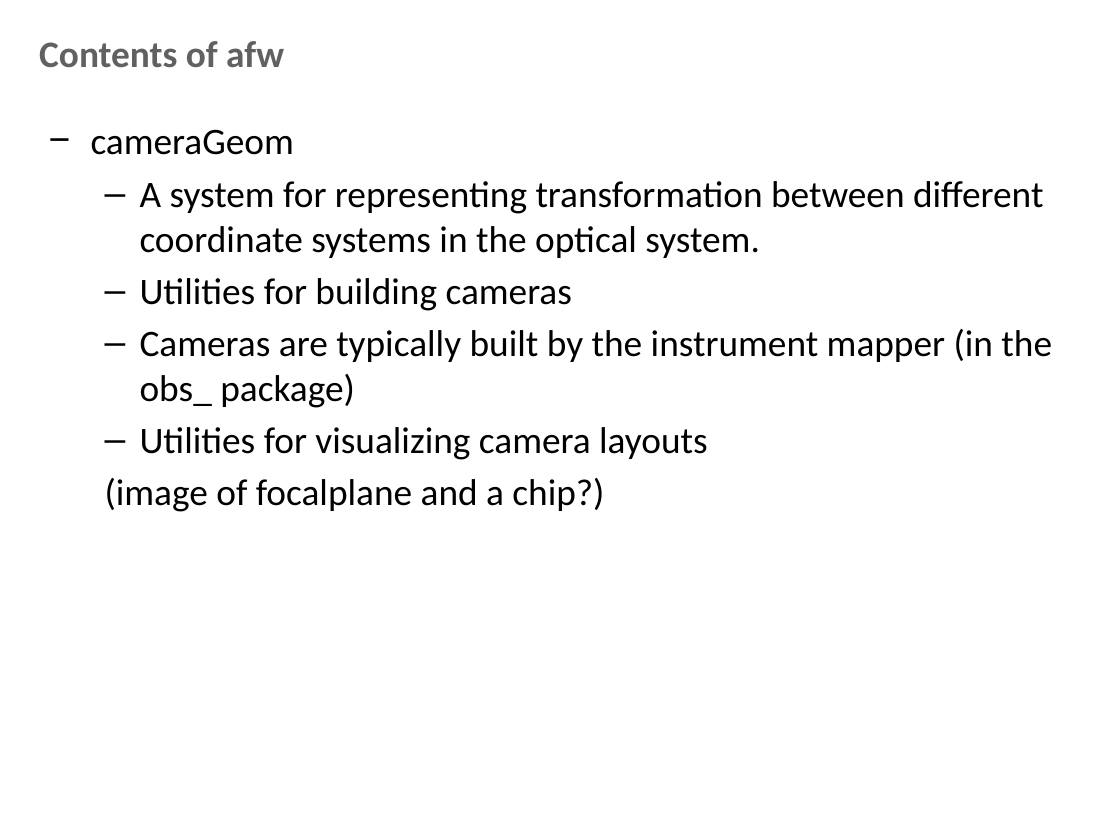
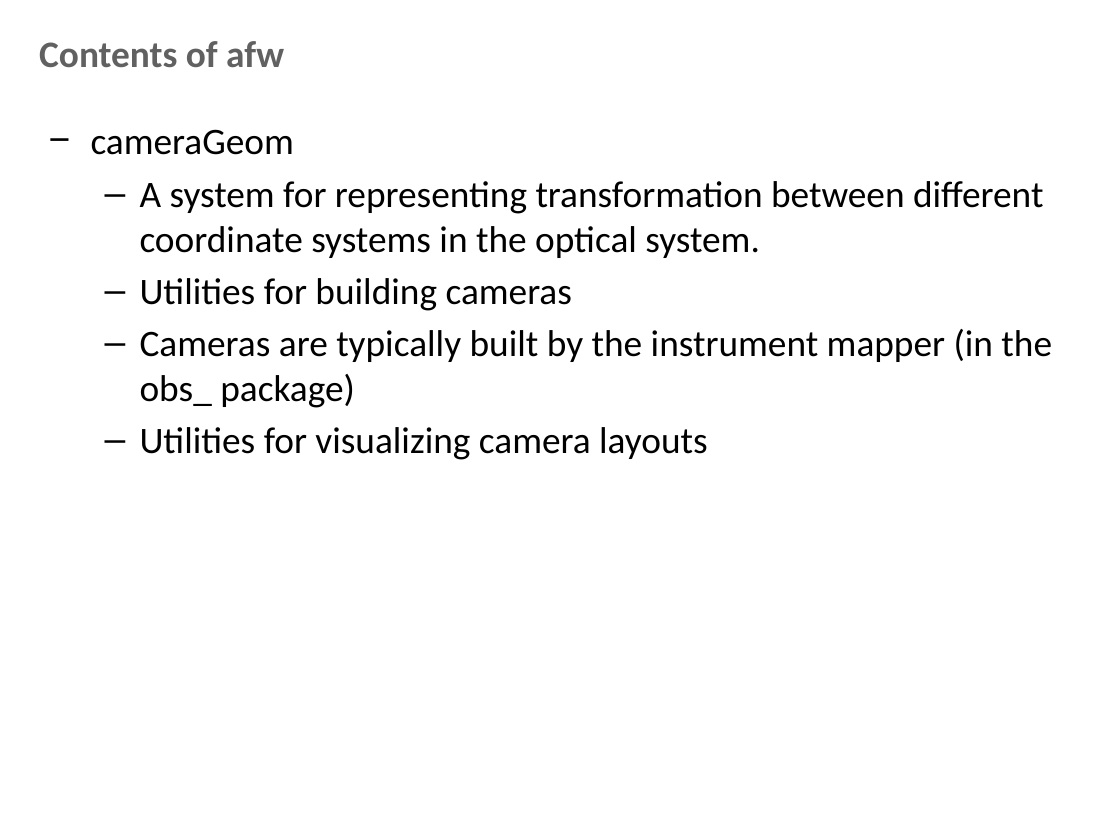
Before and after one commit to lsst-dm/Oct15_bootcamp, a slide deck: slide 2 of documents/afw_lecture.pptx. Drawn at 1120x840 pixels with LibreOffice and Linux fonts; fonts in the diff are those of the drawing; background and template pictures are left out. Boxes give left, top, right and bottom in pixels: in the first picture for what was removed or moved away, otherwise in the second. Text is boxed around its words. In the diff, an @@ line names an element or a change of style, - is before the commit and + after.

```diff
--- a/documents/afw_lecture.pptx
+++ b/documents/afw_lecture.pptx
@@ text at [105, 478, 604, 512]: paragraph removed @@
-  (image of focalplane and a chip?)
```
Also in this commit, not shown: 16 other slides changed, 10 slides added, 4 slides removed, 2 other files.
